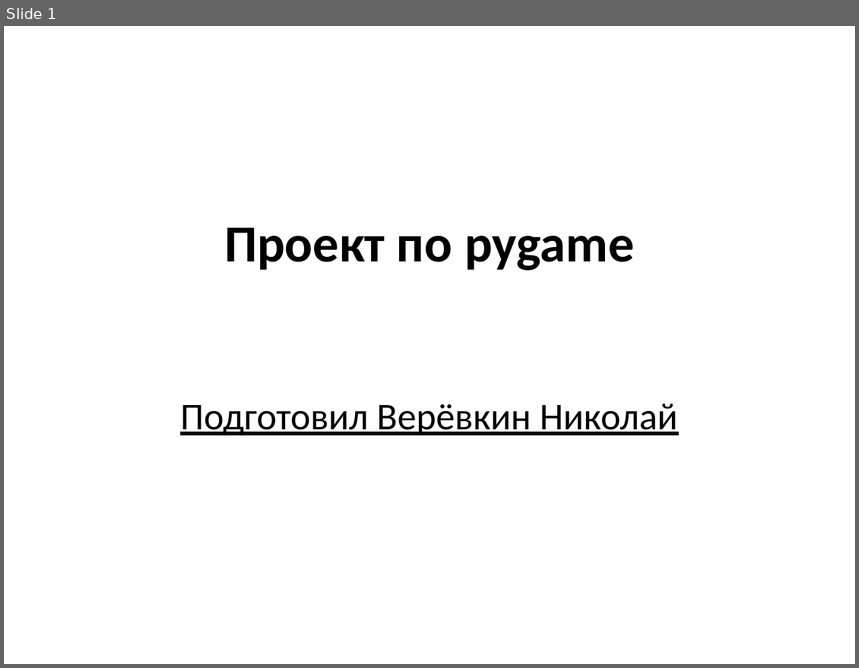
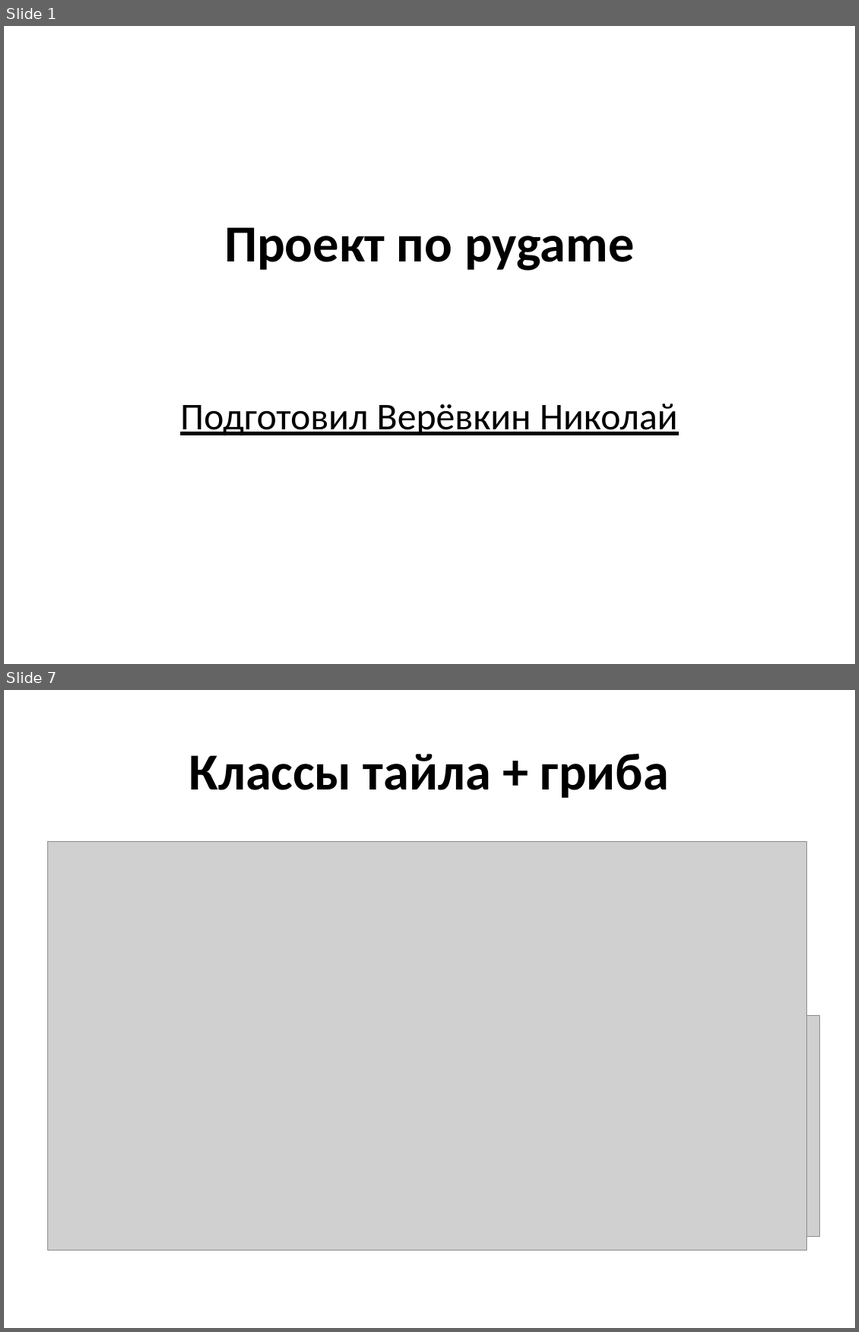
Before and after one commit to Poolwerx/game_pygame_proj, a slide deck: Проект по pygame.pptx. Shown one above the other, each under a label of ours: slide 1 before the commit, slides 1 and 7 after it; the slides between them are not shown. The pictures are 859x668 and 859x1332 pixels, drawn with LibreOffice and Linux fonts; fonts in the diff are those of the drawing; grey boxes stand for pictures; background and template pictures are left out. Boxes give left, top, right and bottom in pixels: in the first picture for what was removed or moved away, otherwise in the second. Text is boxed around its words. In the diff, an @@ line names an element or a change of style, - is before the commit and + after.

```diff
--- a/Проект по pygame.pptx
+++ b/Проект по pygame.pptx
@@ slide 7 added at (x1=4, y1=690, x2=855, y2=1328), background picture (left out) @@
@@ title added at (x1=189, y1=754, x2=669, y2=798), 44 pt, text #000000, bold @@
+Классы тайла + гриба
@@ picture added at (x1=47, y1=848, x2=791, y2=1002) @@
@@ picture added at (x1=47, y1=841, x2=807, y2=1250) @@
@@ picture added at (x1=54, y1=1016, x2=820, y2=1237) @@
```
Also in this commit, not shown: 1 slide changed, 5 other slides added, 3 slides removed, 28 other files.
